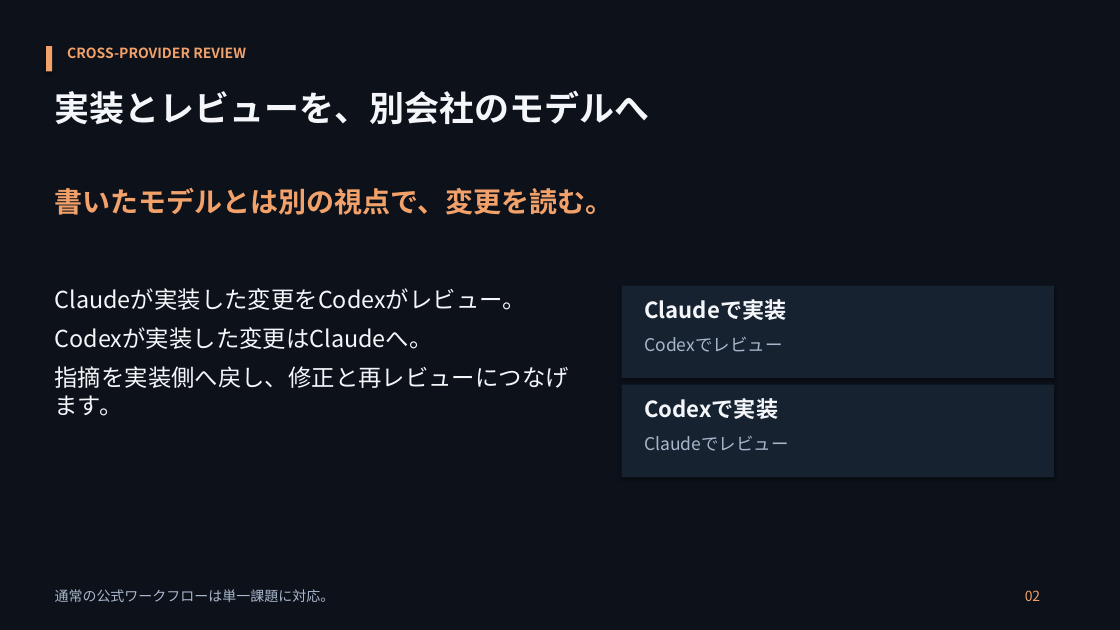
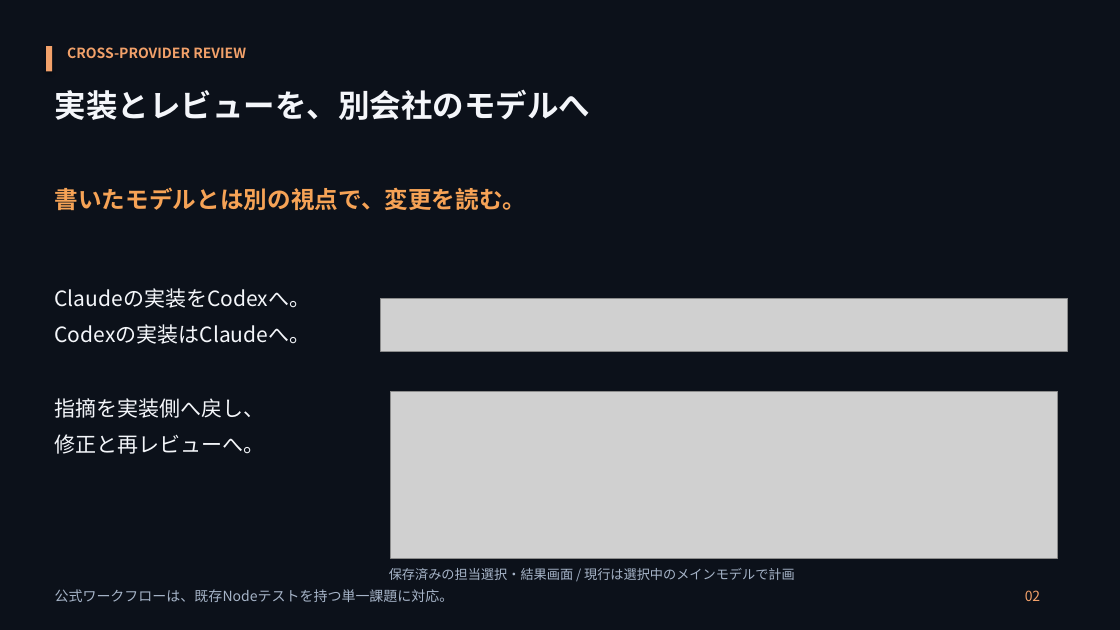
Before and after one commit to hiroto-k0306/Xharness, a slide deck: slide 2 of docs/presentations/20261008/XHarness-introduction-final.pptx. Drawn at 1120x630 pixels with LibreOffice and Linux fonts; fonts in the diff are those of the drawing; grey boxes stand for pictures. Boxes give left, top, right and bottom in pixels: in the first picture for what was removed or moved away, otherwise in the second. Text is boxed around its words. In the diff, an @@ line names an element or a change of style, - is before the commit and + after.

Commit message:
docs: 紹介資料を実画面中心に更新

```diff
--- a/docs/presentations/20261008/XHarness-introduction-final.pptx
+++ b/docs/presentations/20261008/XHarness-introduction-final.pptx
@@ text "実装とレビューを、別会社のモデルへ" at [55,89,591,120]: size 30 to 27 pt @@
@@ text "書いたモデルとは別の視点で、変更を読む。" at [55,187,527,210]: size 24 to 20.2 pt, text colour #F2A16A to #F6A356 @@
@@ text at [55,288,311,454]: text changed; size 20 to 18 pt @@
-Claudeが実装した変更をCodexがレビュー。
-Codexが実装した変更はClaudeへ。
-指摘を実装側へ戻し、修正と再レビューにつなげます。
+Claudeの実装をCodexへ。
+Codexの実装はClaudeへ。
+指摘を実装側へ戻し、
+修正と再レビューへ。
@@ picture added at [381,298,1068,351] @@
@@ rectangle removed at [622,286,1054,378] @@
@@ text removed at [644,299,786,320] @@
-Claudeで実装
@@ text removed at [644,337,782,352] @@
-Codexでレビュー
@@ rectangle removed at [622,385,1054,477] @@
@@ picture added at [391,392,1057,559] @@
@@ text removed at [644,398,778,419] @@
-Codexで実装
@@ text removed at [644,436,789,451] @@
-Claudeでレビュー
@@ text added at [389,568,795,580], 11.2 pt, text #A6B4C8 @@
+保存済みの担当選択・結果画面 / 現行は選択中のメインモデルで計画
@@ text at [55,589,454,602]: text changed; text colour #A9B7CC to #A6B4C8 @@
-通常の公式ワークフローは単一課題に対応。
+公式ワークフローは、既存Nodeテストを持つ単一課題に対応。
```
Also in this commit, not shown: 5 other slides changed, 1 slide added, 1 slide removed, 3 other files.
